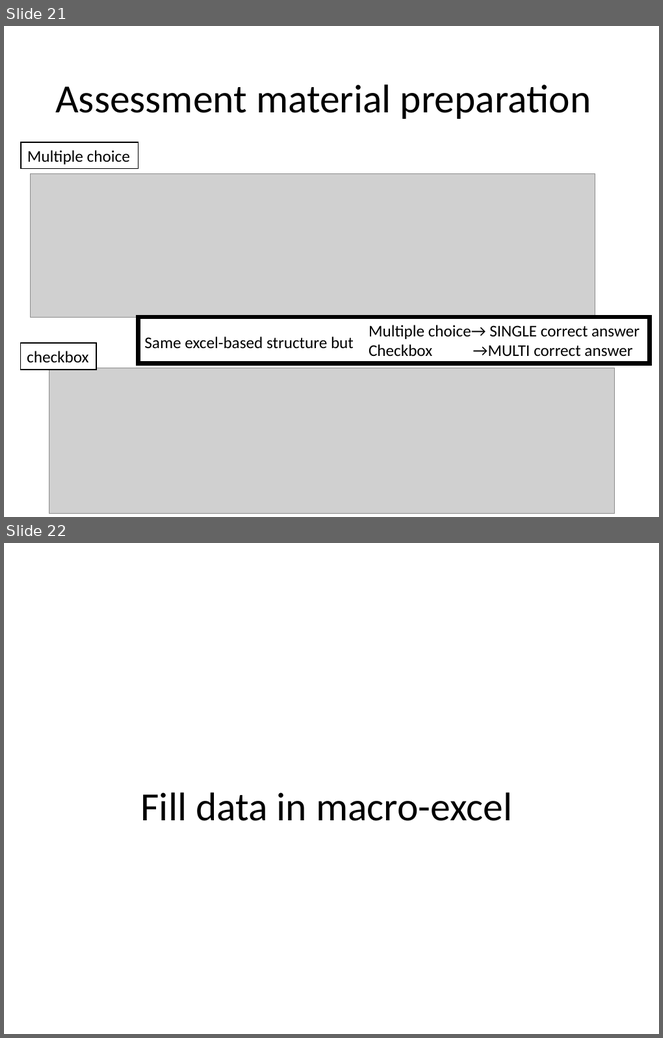
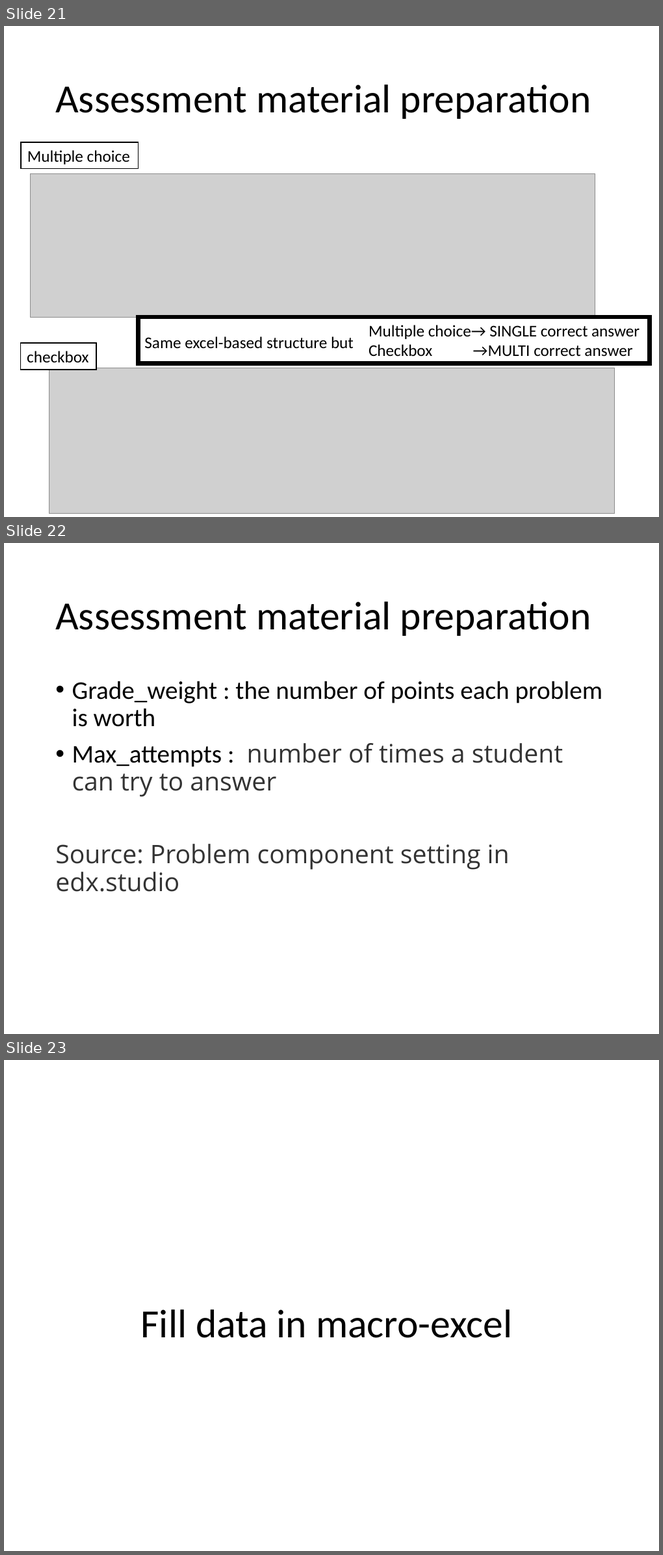
Before and after one commit to KeNopphon/edx-course-builder, a slide deck: course_builder.pptx. Shown one above the other, each under a label of ours: slides 21 and 22 before the commit, slides 21, 22 and 23 after it. The pictures are 663x1038 and 663x1555 pixels, drawn with LibreOffice and Linux fonts; fonts in the diff are those of the drawing; grey boxes stand for pictures. Boxes give left, top, right and bottom in pixels: in the first picture for what was removed or moved away, otherwise in the second. Text is boxed around its words. In the diff, an @@ line names an element or a change of style, - is before the commit and + after.

```diff
--- a/course_builder.pptx
+++ b/course_builder.pptx
@@ slide 22 added at (4,543,659,1034), background #FFFFFF @@
@@ title added at (55,601,592,636), 44 pt, text #000000 @@
+Assessment material preparation
@@ text added at (55,681,603,892), 28 pt, text #333333 @@
+• Grade_weight : the number of points each problem is worth
+• Max_attempts : number of times a student can try to answer
+Source: Problem component setting in edx.studio
@@ what was slide 22 is now slide 23 @@
```
Also in this commit, not shown: 1 other file.
